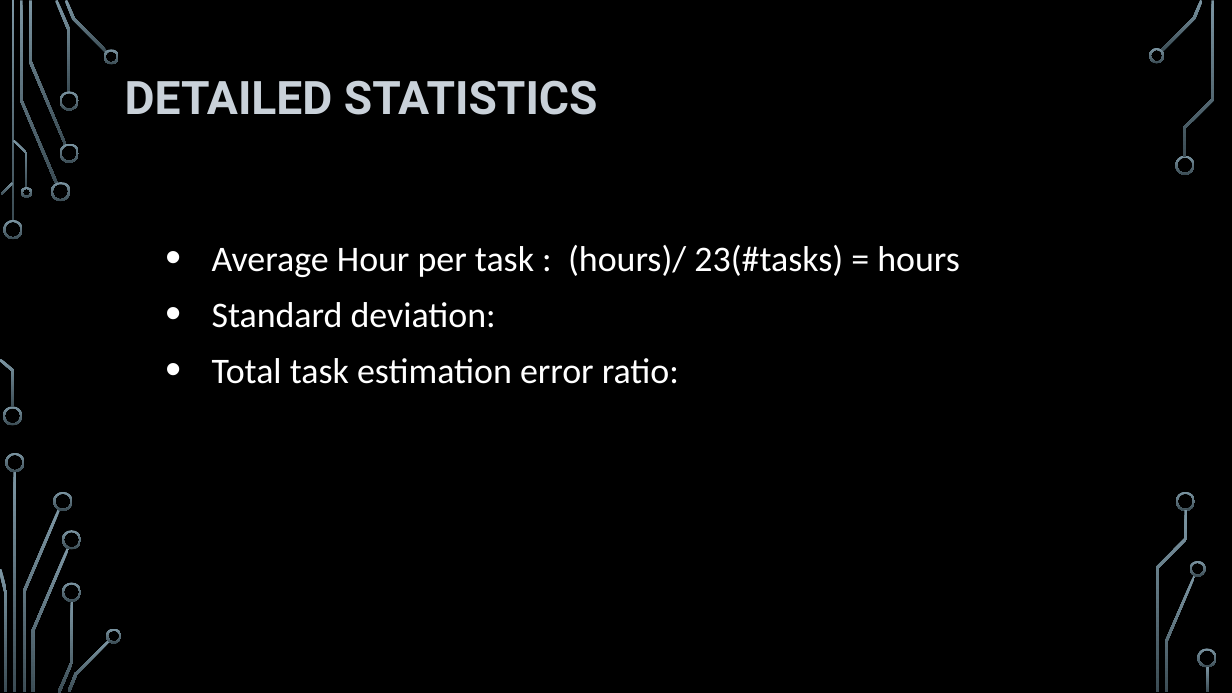
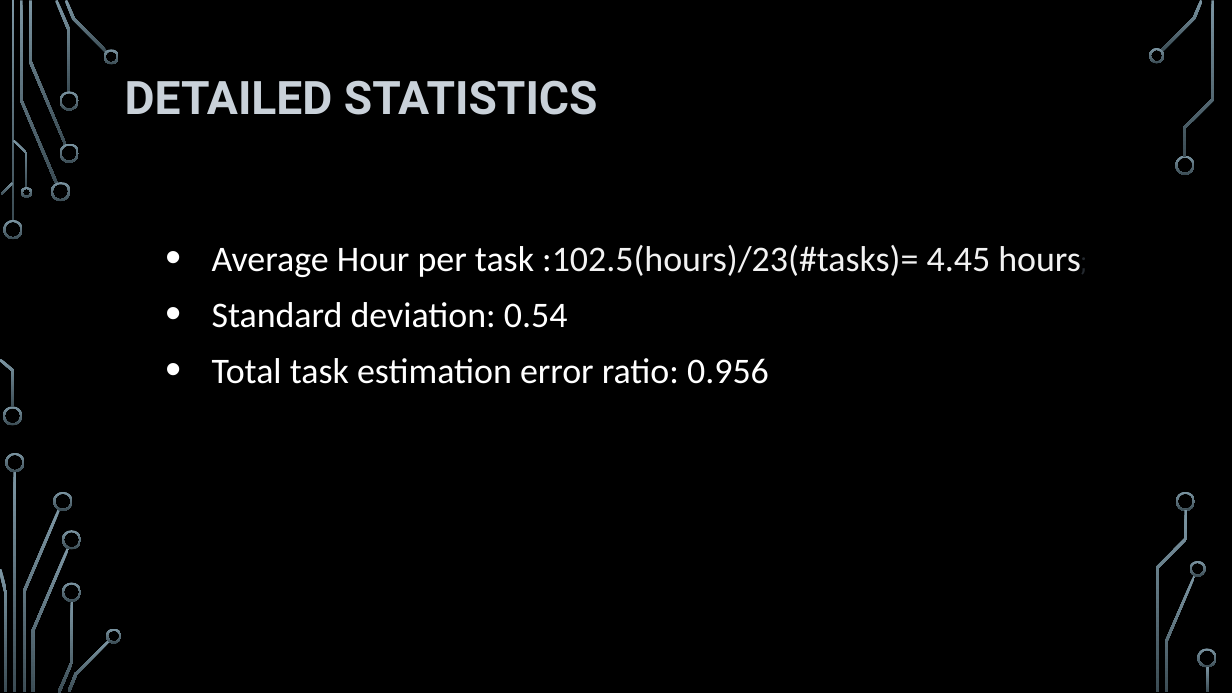
Before and after one commit to HeydarliAtabay/SolidarityPurchasingGroup, a slide deck: slide 8 of Retrospective/Sprint 4 - Retrospective.pptx. Drawn at 1232x693 pixels with LibreOffice and Linux fonts; fonts in the diff are those of the drawing; background and template pictures are left out. Boxes give left, top, right and bottom in pixels: in the first picture for what was removed or moved away, otherwise in the second. Text is boxed around its words. In the diff, an @@ line names an element or a change of style, - is before the commit and + after.

```diff
--- a/Retrospective/Sprint 4 - Retrospective.pptx
+++ b/Retrospective/Sprint 4 - Retrospective.pptx
@@ text at box(212, 245, 1081, 384): text changed @@
-• Average Hour per task : (hours)/ 23(#tasks) = hours
-• Standard deviation:
-• Total task estimation error ratio:
+• Average Hour per task :102.5(hours)/23(#tasks)= 4.45 hours;
+• Standard deviation: 0.54
+• Total task estimation error ratio: 0.956
```
Also in this commit, not shown: 7 other slides changed.
